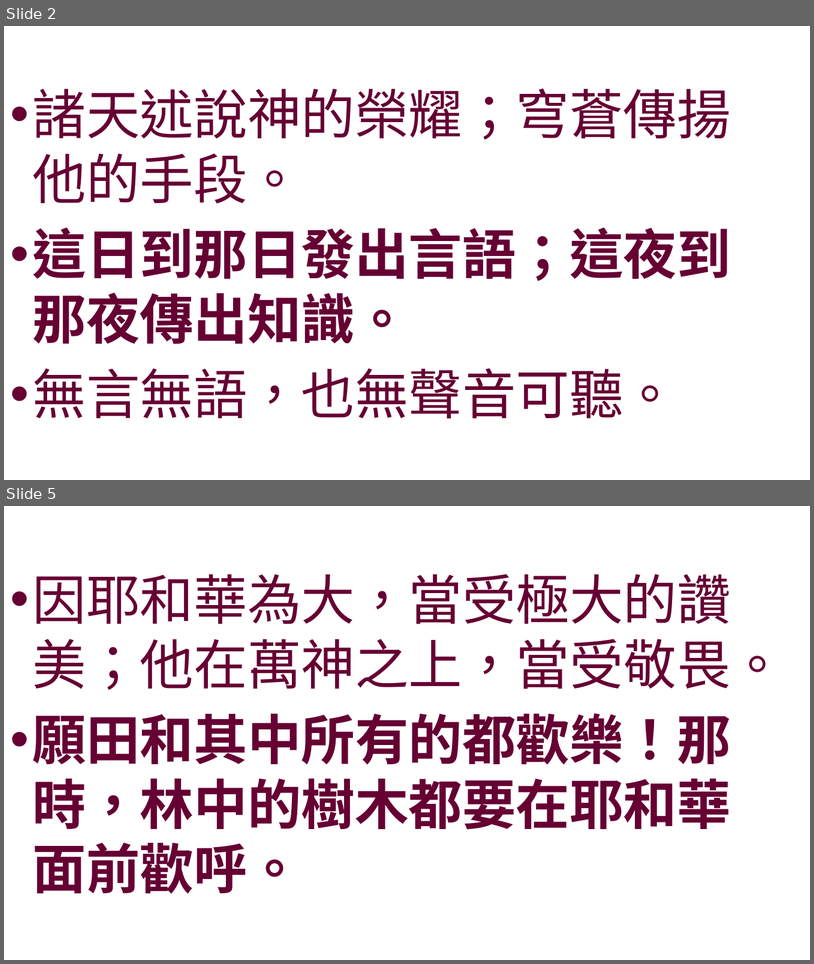
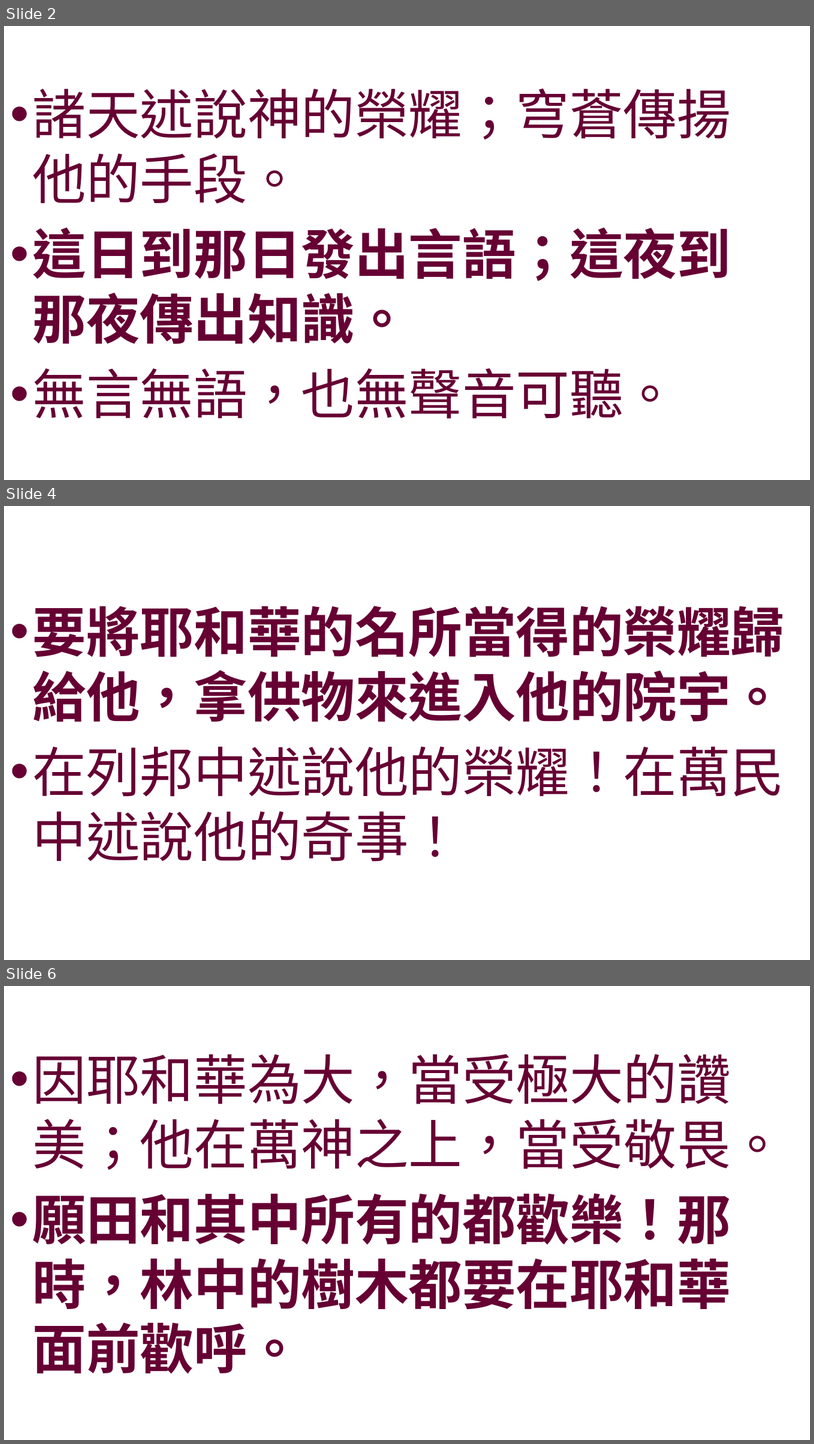
Before and after one commit to batisuoc/worship-resources, a slide deck: 1榮耀無限.pptx. Shown one above the other, each under a label of ours: slides 2 and 5 before the commit, slides 2, 4 and 6 after it; the slides between them are not shown. The pictures are 814x964 and 814x1444 pixels, drawn with LibreOffice and Linux fonts; fonts in the diff are those of the drawing; background and template pictures are left out. Boxes give left, top, right and bottom in pixels: in the first picture for what was removed or moved away, otherwise in the second. Text is boxed around its words. In the diff, an @@ line names an element or a change of style, - is before the commit and + after.

```diff
--- a/1榮耀無限.pptx
+++ b/1榮耀無限.pptx
@@ slide 4 added at [4,506,810,960], background picture (left out) @@
@@ text added at [33,606,785,861], 64 pt, text #660033, bold @@
+• 要將耶和華的名所當得的榮耀歸給他，拿供物來進入他的院宇。
+• 在列邦中述說他的榮耀！在萬民中述說他的奇事！
@@ what was slide 5 is now slide 6 @@
```
Also in this commit, not shown: 2 slides changed, 1 other file.
